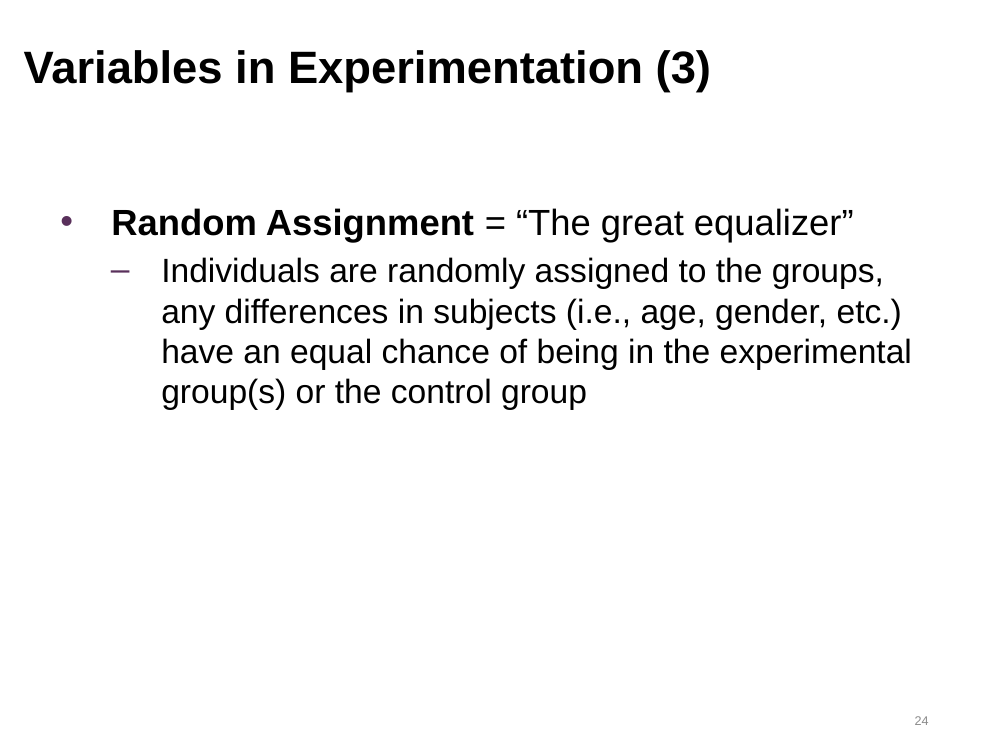
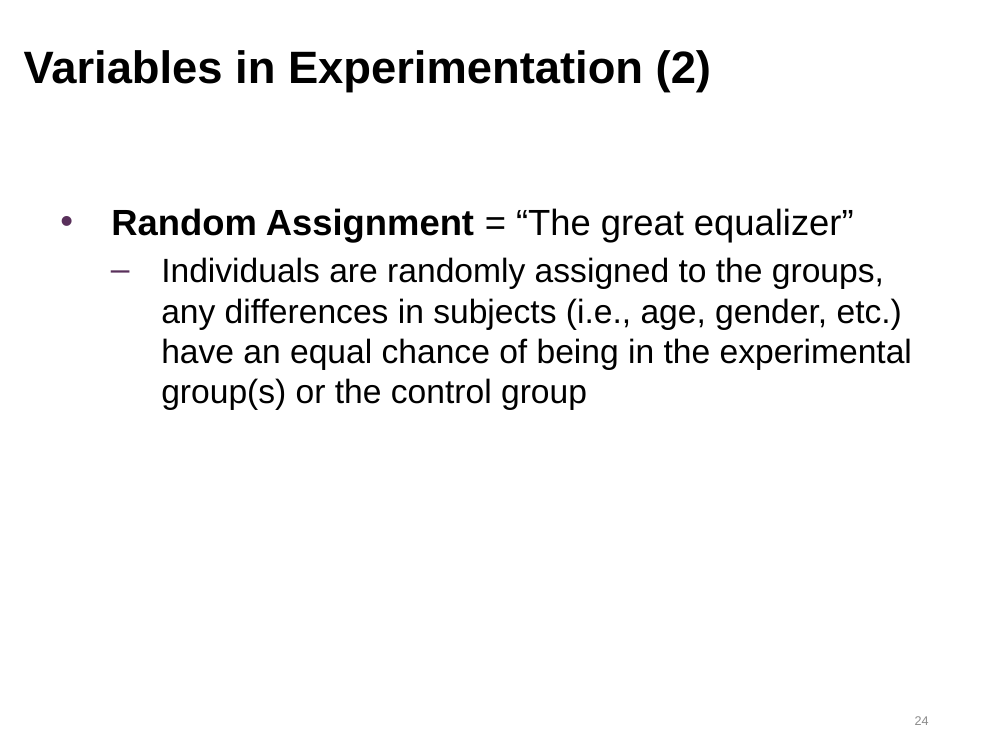
Before and after one commit to npm27/Teaching-Materials, a slide deck: slide 24 of Research Methods/Slides/Chapter 7.pptx. Drawn at 1008x756 pixels with LibreOffice and Linux fonts; fonts in the diff are those of the drawing. Boxes give left, top, right and bottom in pixels: in the first picture for what was removed or moved away, otherwise in the second. Text is boxed around its words. In the diff, an @@ line names an element or a change of style, - is before the commit and + after.

```diff
--- a/Research Methods/Slides/Chapter 7.pptx
+++ b/Research Methods/Slides/Chapter 7.pptx
@@ title at (24,50,711,93): text changed @@
-Variables in Experimentation (3)
+Variables in Experimentation (2)
```
Also in this commit, not shown: 8 other slides changed.
